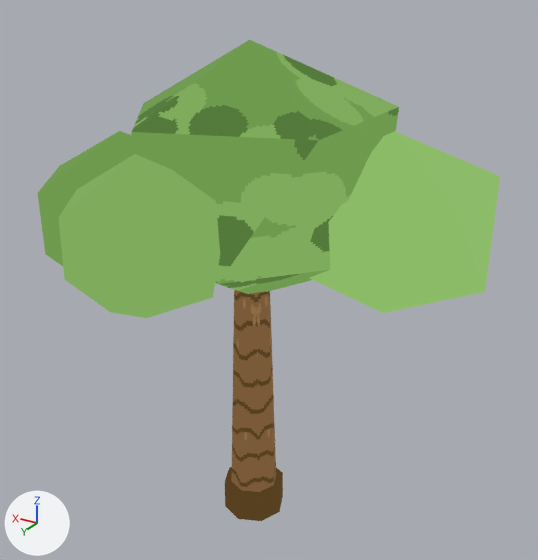
A saved change to the glTF model gameAsset/models/decorates/broadLeaf/broadLeaf.glb.
One viewpoint serves both versions: a camera (50 mm lens) standing at (-3.28, 5.17, 5.08) and looking at (-0.11, -0.1, 2.45). The axes (+X, +Y, +Z) are drawn at lower left. The lights are the same throughout. The older version comes first. Vertices at exactly the same position are counted once.

Objects in the first picture: 'BroadleafTree'.
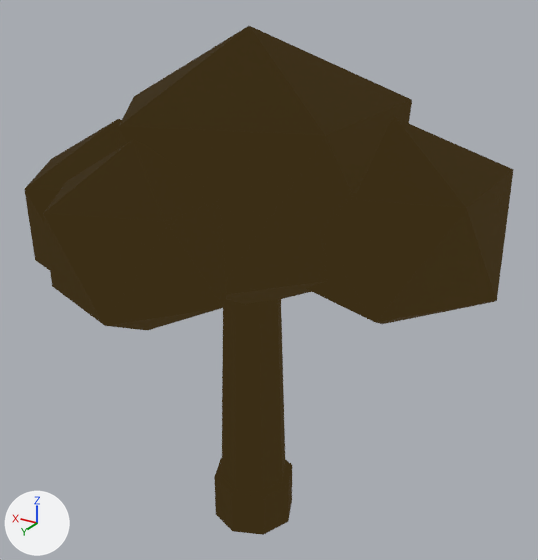
Pixel boxes [x1, y1, x2, y2] of what changed, in the pictures (538 x 560 px):
'BroadleafTree', reshaped (6% wider): before [38, 40, 500, 521]; after [24, 26, 514, 535]
part 1 of me_broadleaftree_mesh, added: after [222, 299, 286, 492]
part 2 of me_broadleaftree_mesh, added: after [214, 458, 292, 535]
part 3 of me_broadleaftree_mesh, added: after [118, 26, 412, 305]
part 4 of me_broadleaftree_mesh, added: after [24, 119, 121, 270]
part 5 of me_broadleaftree_mesh, added: after [307, 118, 514, 324]
part 6 of me_broadleaftree_mesh, added: after [43, 139, 228, 330]

The change, as a diff of the scene's bpy script:
```diff
--- a/gameAsset/models/decorates/broadLeaf/broadLeaf.glb.py
+++ b/gameAsset/models/decorates/broadLeaf/broadLeaf.glb.py
@@ mat_broadleaf_outline @@
+mat_broadleaf_outline = principled_material('broadleaf_Outline')
+mat_broadleaf_outline.base_color = (0.0, 0.0, 0.0)  # black #000000
+mat_broadleaf_outline.metallic = 1.0
+mat_broadleaf_outline.roughness = 1.0
+mat_broadleaf_outline.emission_color = (0.0437, 0.0273, 0.00802)  # brown #3b2e16
+mat_broadleaf_outline.emission_strength = 1.0
@@ me_broadleaftree_mesh @@
 # used by ob_broadleaftree; location = (0.0, 0.0, 0.0)
-me_broadleaftree_mesh.from_pydata(...)  # 92 vertices, 156 faces; spans x -1.96..1.93, y -1.66..1.75, z 0.0..4.51
+me_broadleaftree_mesh.from_pydata(...)  # 184 vertices, 312 faces; spans x -2.06..2.03, y -1.76..1.85, z -0.08..4.61
+# me_broadleaftree_mesh part 1: a new loose piece, an 8-sided cut cone along z (radius 0.34 at the low end, 0.26 at the high end) spanning x -0.34..0.34, y -0.34..0.34, z -0.08..2.58, in mat_broadleaf_outline (black #000000)
+# me_broadleaftree_mesh part 2: a new loose piece, an 8-sided cylinder along z spanning x -0.4..0.4, y -0.4..0.4, z -0.08..0.38, in mat_broadleaf_outline (black #000000)
+# me_broadleaftree_mesh part 3: the loose piece of 12 vertices spanning x -1.17..1.12, y -1.16..1.05, z 2.31..4.51 is copied, and the copy is scaled about its middle by (1.09, 1.09, 1.1), in mat_broadleaf_outline (black #000000); it spans x -1.27..1.22, y -1.26..1.15, z 2.2..4.61
+# me_broadleaftree_mesh part 4: the loose piece of 12 vertices spanning x 0.33..1.93, y -0.55..1.07, z 2.19..3.72 is copied, and the copy is scaled about its middle by (1.12, 1.12, 1.14), in mat_broadleaf_outline (black #000000); it spans x 0.23..2.03, y -0.65..1.17, z 2.08..3.83
+# me_broadleaftree_mesh part 5: the loose piece of 12 vertices spanning x -1.96..-0.32, y -1.23..0.44, z 2.26..3.85 is copied, and the copy is scaled about its middle by (1.12, 1.12, 1.14), in mat_broadleaf_outline (black #000000); it spans x -2.06..-0.22, y -1.33..0.54, z 2.16..3.95
+# me_broadleaftree_mesh part 6: the loose piece of 12 vertices spanning x -0.39..0.86, y 0.48..1.75, z 2.5..3.81 is copied, and the copy is scaled about its middle by (1.16, 1.15, 1.17), in mat_broadleaf_outline (black #000000); it spans x -0.49..0.96, y 0.38..1.85, z 2.4..3.91
+# other edits to the shape of me_broadleaftree_mesh do not show in these pictures
 me_broadleaftree_mesh.materials.append(mat_broadleaf_toon)
+me_broadleaftree_mesh.materials.append(mat_broadleaf_outline)  # black #000000
```
